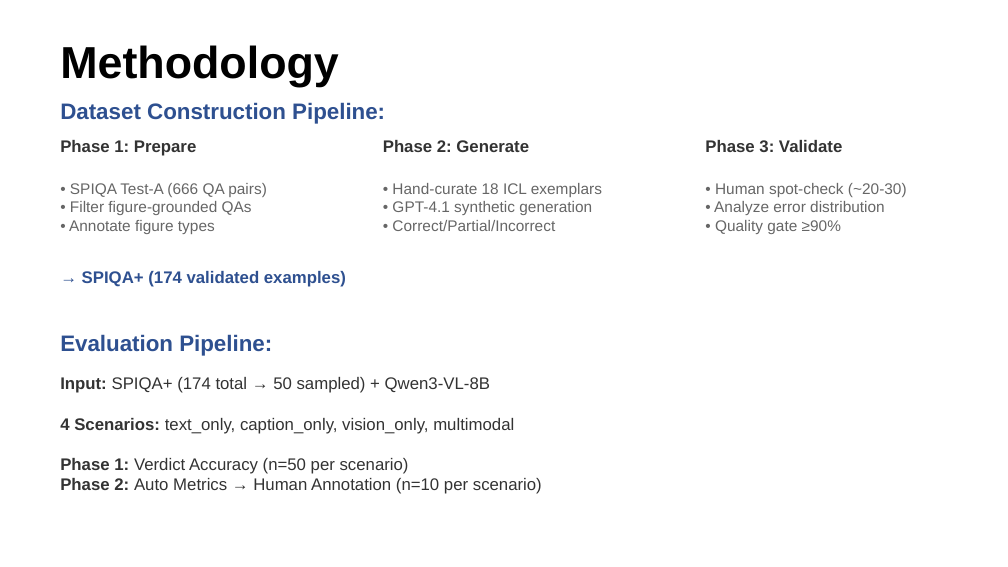
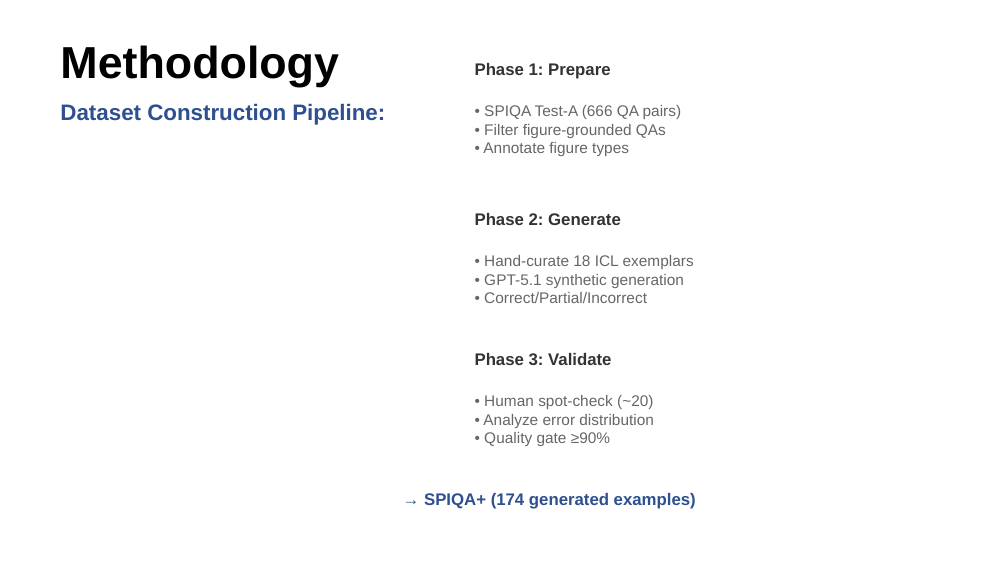
Before and after one commit to diptiaswath/studyCoach, a slide deck: slide 4 of results/StudyCoach_MidtermPresentation.pptx. Drawn at 1008x567 pixels with LibreOffice and Linux fonts; fonts in the diff are those of the drawing. Boxes give left, top, right and bottom in pixels: in the first picture for what was removed or moved away, otherwise in the second. Text is boxed around its words. In the diff, an @@ line names an element or a change of style, - is before the commit and + after.

```diff
--- a/results/StudyCoach_MidtermPresentation.pptx
+++ b/results/StudyCoach_MidtermPresentation.pptx
@@ text "Phase 1: Prepare": place and size @@
-text "Phase 1: Prepare" at [60, 140, 196, 156]
+text "Phase 1: Prepare" at [475, 63, 610, 79]
@@ text "• SPIQA Test-A (666 QA ...": place and size @@
-text "• SPIQA Test-A (666 QA ..." at [69, 183, 267, 234]
+text "• SPIQA Test-A (666 QA ..." at [483, 105, 682, 156]
@@ text "Phase 2: Generate": place and size @@
-text "Phase 2: Generate" at [383, 140, 529, 152]
+text "Phase 2: Generate" at [475, 213, 621, 225]
@@ text "• Hand-curate 18 ICL exemplars": place and size @@
-text "• Hand-curate 18 ICL exemplars" at [392, 183, 602, 231]
+text "• Hand-curate 18 ICL exemplars" at [484, 255, 694, 303]
@@ text at [484, 274, 684, 288]: text changed @@
-• GPT-4.1 synthetic generation
+• GPT-5.1 synthetic generation
@@ text removed at [60, 334, 272, 356] @@
-Evaluation Pipeline:
@@ text "Phase 3: Validate": place and size @@
-text "Phase 3: Validate" at [705, 140, 842, 152]
+text "Phase 3: Validate" at [475, 353, 611, 365]
@@ text removed at [60, 377, 542, 494] @@
-Input: SPIQA+ (174 total → 50 sampled) + Qwen3-VL-8B
-4 Scenarios: text_only, caption_only, vision_only, multimodal
-Phase 1: Verdict Accuracy (n=50 per scenario)
-Phase 2: Auto Metrics → Human Annotation (n=10 per scenario)
@@ text "• Human spot-check (~20)": place and size @@
-text "• Human spot-check (~20)" at [714, 183, 907, 234]
+text "• Human spot-check (~20)" at [483, 395, 654, 446]
@@ text at [484, 395, 653, 409]: text changed @@
-• Human spot-check (~20-30)
+• Human spot-check (~20)
@@ text at [424, 493, 696, 509]: text changed @@
-→ SPIQA+ (174 validated examples)
+→ SPIQA+ (174 generated examples)
```
Also in this commit, not shown: 9 other slides changed, 1 other file.
